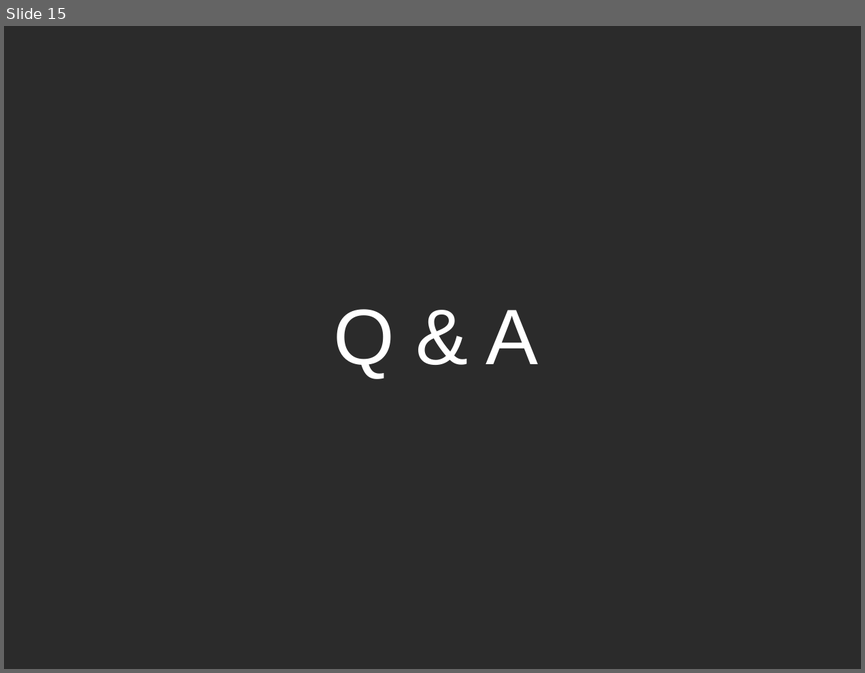
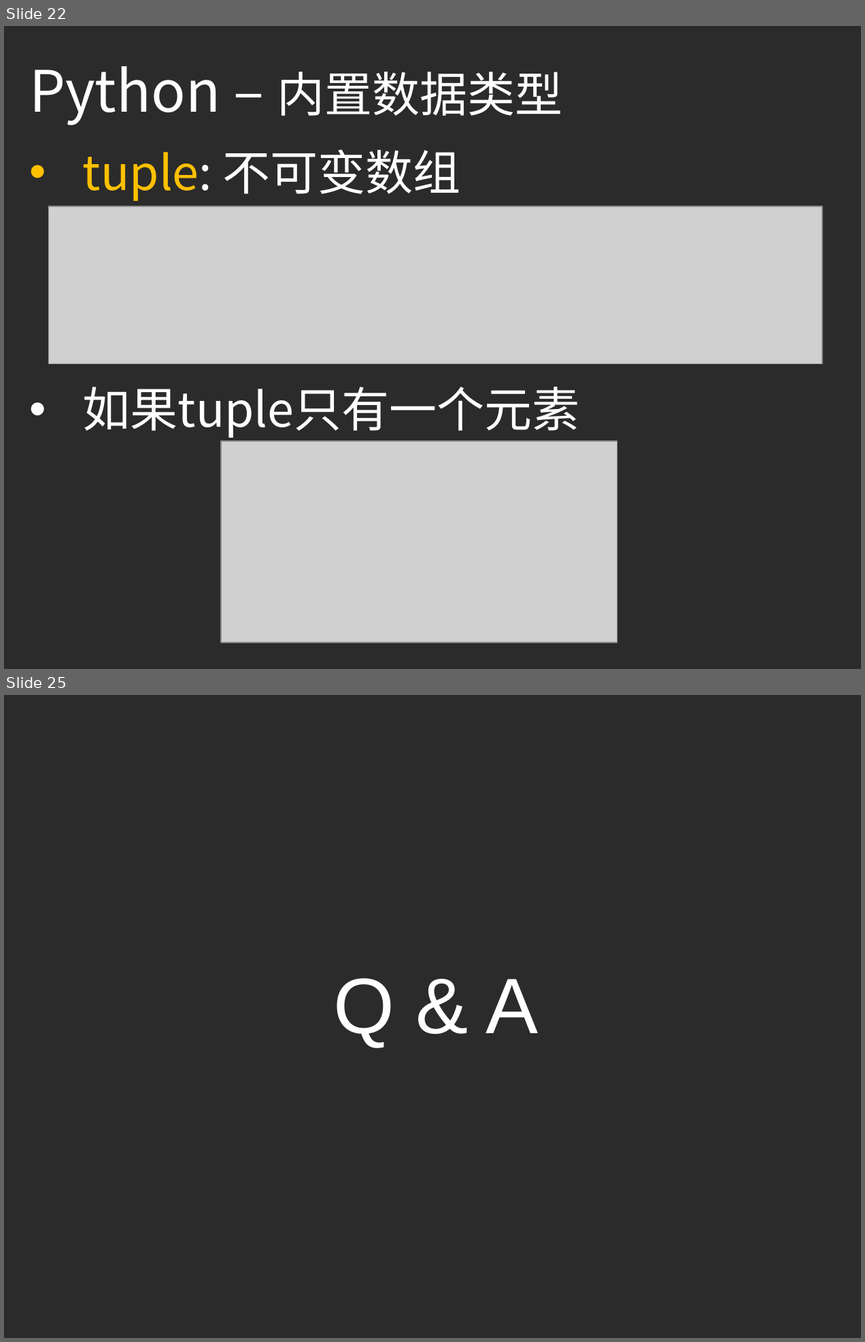
Before and after one commit to ouriris/ml-course, a slide deck: chapter.1/ppt/ML_CH1_Python_Basic.pptx. Shown one above the other, each under a label of ours: slide 15 before the commit, slides 22 and 25 after it; the slides between them are not shown. The pictures are 865x673 and 865x1342 pixels, drawn with LibreOffice and Linux fonts; fonts in the diff are those of the drawing; grey boxes stand for pictures; background and template pictures are left out; a plain dark background stands for a picture behind light text. Boxes give left, top, right and bottom in pixels: in the first picture for what was removed or moved away, otherwise in the second. Text is boxed around its words. In the diff, an @@ line names an element or a change of style, - is before the commit and + after.

Commit message:
Update Ch1 ppt, add python basic

```diff
--- a/chapter.1/ppt/ML_CH1_Python_Basic.pptx
+++ b/chapter.1/ppt/ML_CH1_Python_Basic.pptx
@@ slide 22 added at box(4, 26, 861, 669), background picture (left out) @@
@@ text added at box(29, 66, 563, 125), 48 pt, text #FFFFFF @@
+Python – 内置数据类型
@@ text added at box(83, 149, 461, 201), 40 pt, text #FFFFFF @@
+• tuple: 不可变数组
@@ picture added at box(49, 206, 822, 363) @@
@@ text added at box(83, 386, 579, 437), 40 pt, text #FFFFFF @@
+• 如果tuple只有一个元素
@@ picture added at box(221, 441, 617, 642) @@
@@ what was slide 15 is now slide 25 @@
```
Also in this commit, not shown: 1 slide changed, 9 other slides added.
